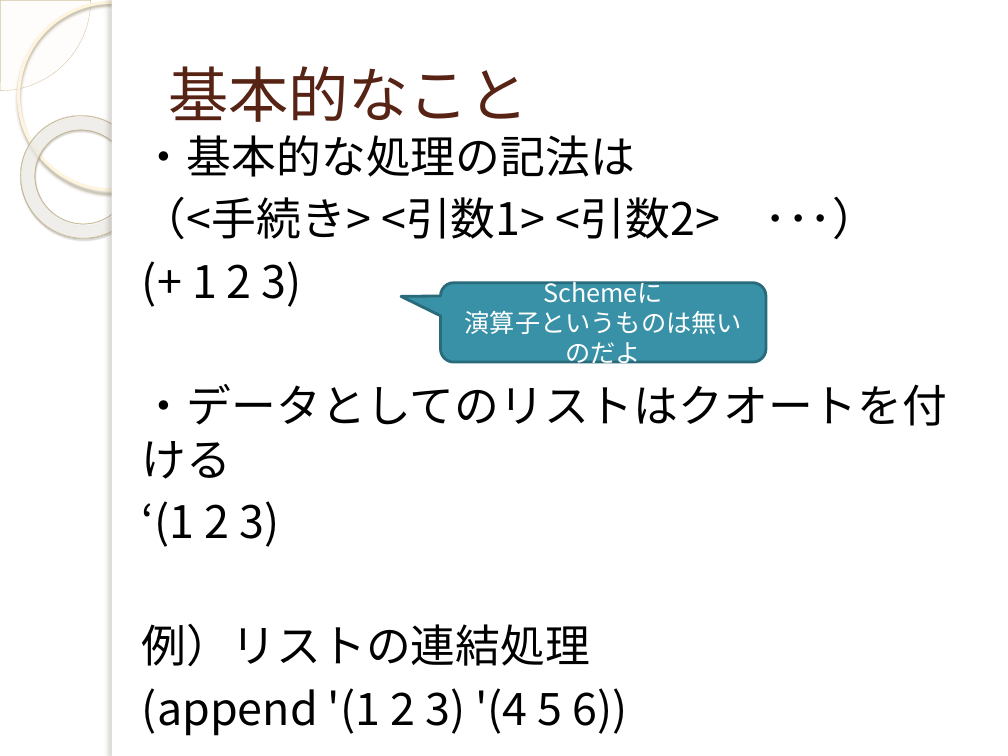
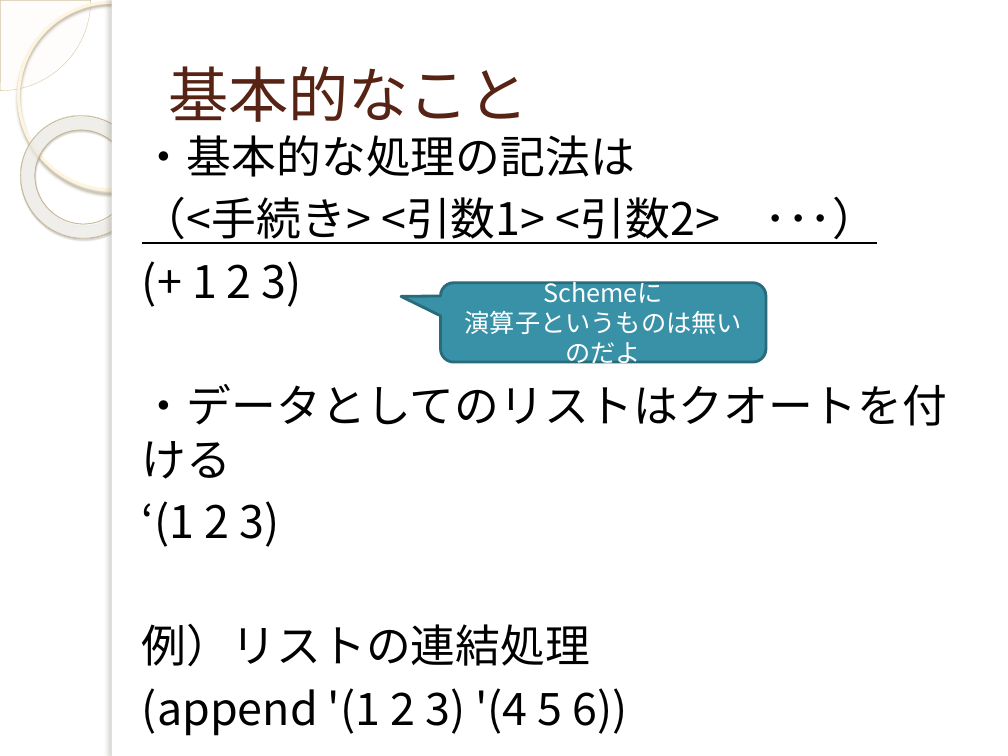
Before and after one commit to yuridonus/FEstudy, a slide deck: slide 21 of scheme.pptx (slide 20 before the commit). Drawn at 1008x756 pixels with LibreOffice and Linux fonts; fonts in the diff are those of the drawing; background and template pictures are left out. Boxes give left, top, right and bottom in pixels: in the first picture for what was removed or moved away, otherwise in the second. Text is boxed around its words. In the diff, an @@ line names an element or a change of style, - is before the commit and + after.

```diff
--- a/scheme.pptx
+++ b/scheme.pptx
@@ text at bbox=[142, 196, 877, 244]: underline on in "（<手続き> <引数1> <引数2> ･･･）" @@
```
Also in this commit, not shown: 6 other slides changed, 5 slides added, 1 slide removed.
